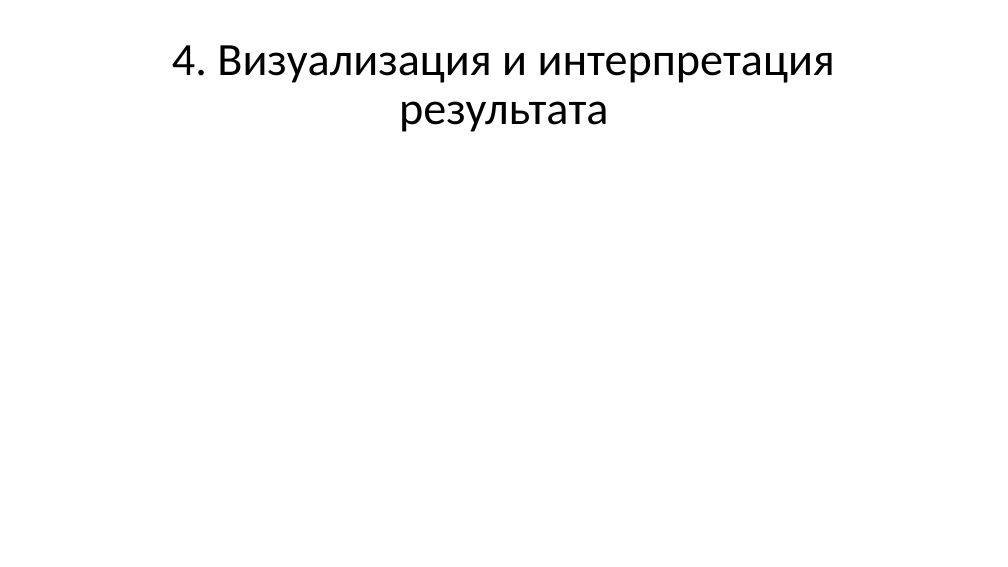
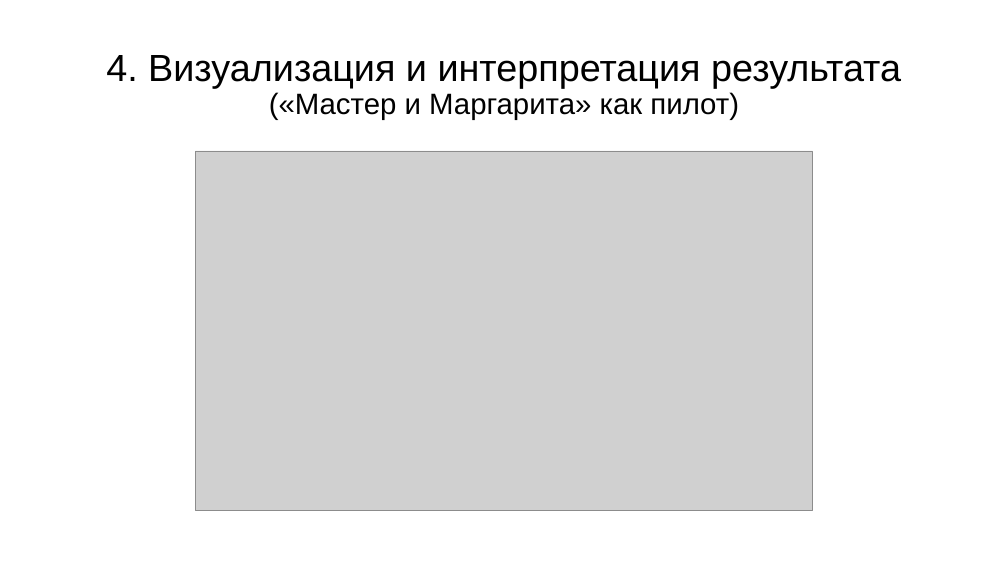
Before and after one commit to mtaktash/motive-grammar, a slide deck: slide 11 of slides/итоги грамматика мотива.pptx. Drawn at 1008x567 pixels with LibreOffice and Linux fonts; fonts in the diff are those of the drawing; grey boxes stand for pictures. Boxes give left, top, right and bottom in pixels: in the first picture for what was removed or moved away, otherwise in the second. Text is boxed around its words. In the diff, an @@ line names an element or a change of style, - is before the commit and + after.

```diff
--- a/slides/итоги грамматика мотива.pptx
+++ b/slides/итоги грамматика мотива.pptx
@@ title at [106, 55, 901, 120]: text changed; size 44 to 36 pt; font Calibri to Arial @@
-4. Визуализация и интерпретация результата
+4. Визуализация и интерпретация результата
+(«Мастер и Маргарита» как пилот)
@@ picture added at [196, 151, 813, 511] @@
```
Also in this commit, not shown: 11 other slides changed, 6 slides added, 1 other file.
